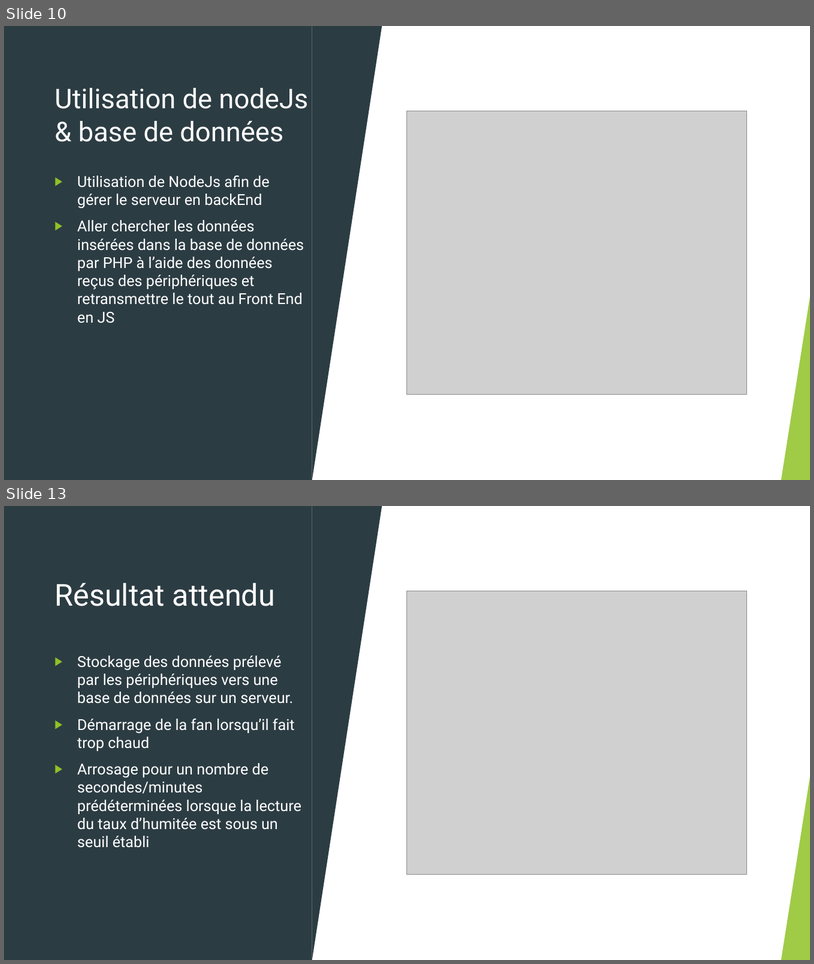
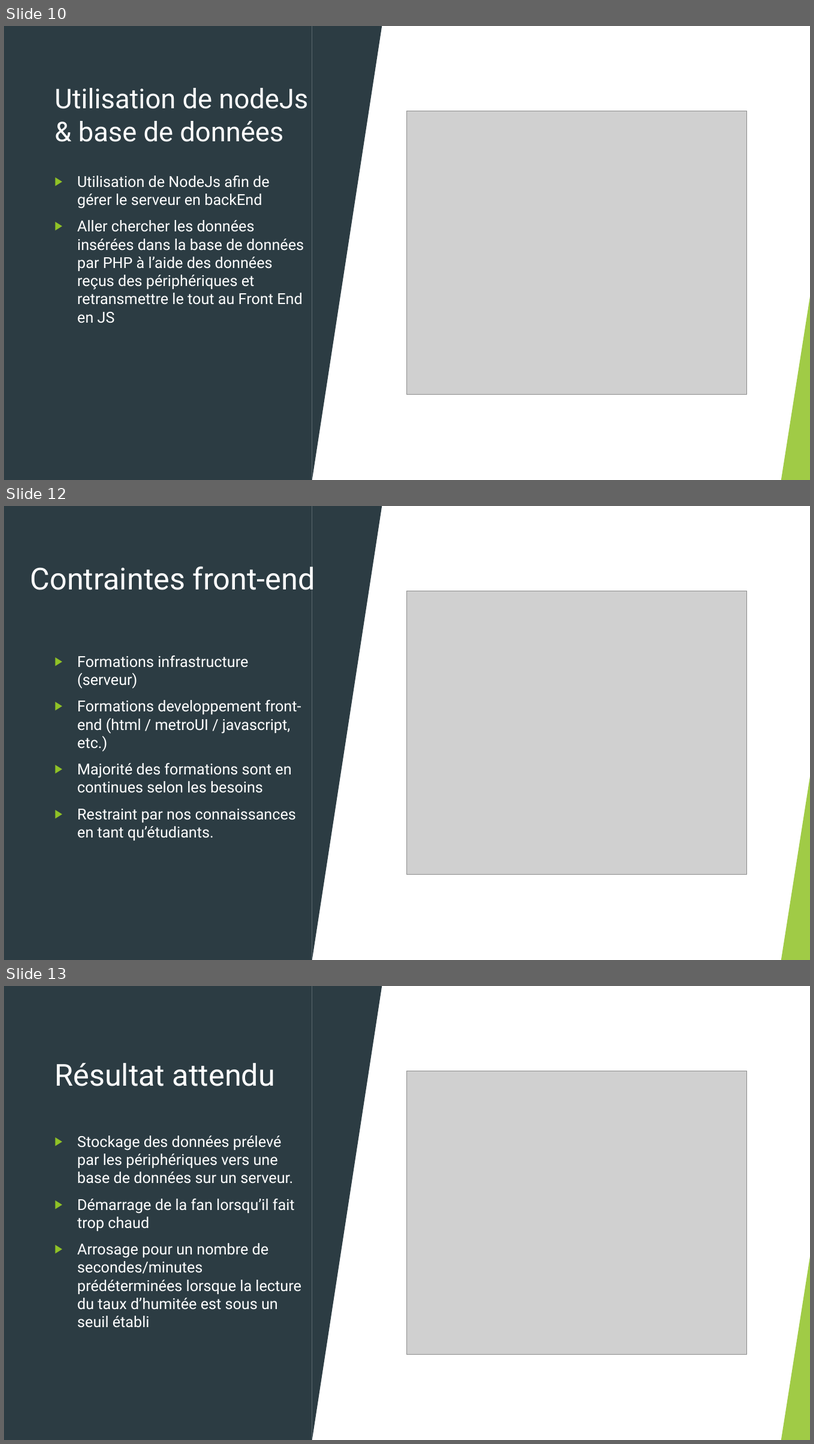
Before and after one commit to joyaAmora/Gestion_de_projet, a slide deck: Presentation.pptx. Shown one above the other, each under a label of ours: slides 10 and 13 before the commit, slides 10, 12 and 13 after it; the slides between them are not shown. The pictures are 814x964 and 814x1444 pixels, drawn with LibreOffice and Linux fonts; fonts in the diff are those of the drawing; grey boxes stand for pictures. Boxes give left, top, right and bottom in pixels: in the first picture for what was removed or moved away, otherwise in the second. Text is boxed around its words. In the diff, an @@ line names an element or a change of style, - is before the commit and + after.

```diff
--- a/Presentation.pptx
+++ b/Presentation.pptx
@@ slide 12 added at [4, 506, 810, 960], background #FFFFFF; not listed: 8 template elements that a slide beside it also shows @@
@@ rectangle added at [4, 506, 810, 960], fill #FFFFFF @@
@@ rectangle added at [4, 506, 312, 960], fill #2C3C43 @@
@@ triangle added at [312, 506, 383, 960], fill #2C3C43 @@
@@ text added at [30, 561, 315, 596], 36 pt, text #FFFFFF @@
+Contraintes front-end
@@ picture added at [408, 591, 747, 874] @@
@@ text added at [77, 655, 301, 840], 18 pt, text #FFFFFF @@
+▶ Formations infrastructure (serveur)
+▶ Formations developpement front-end (html / metroUI / javascript, etc.)
+▶ Majorité des formations sont en continues selon les besoins
+▶ Restraint par nos connaissances en tant qu’étudiants.
@@ group added at [4, 506, 810, 960]: 5 freeform shapes, 3 triangles, 2 lines @@
@@ triangle added at [782, 772, 810, 960], fill #90C226 at 85% opacity @@
```
Also in this commit, not shown: 1 slide changed, 1 other slide added, 2 slides removed.
